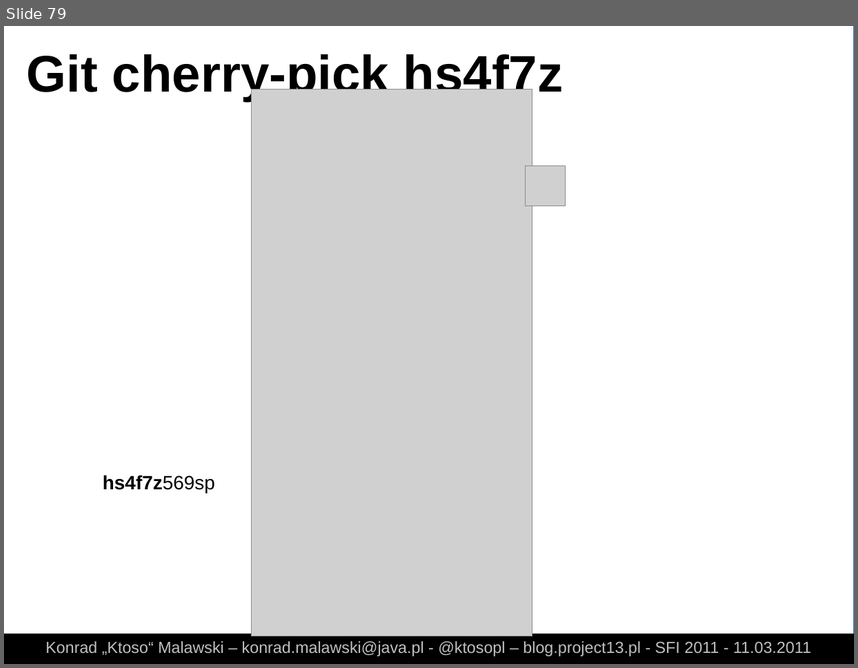
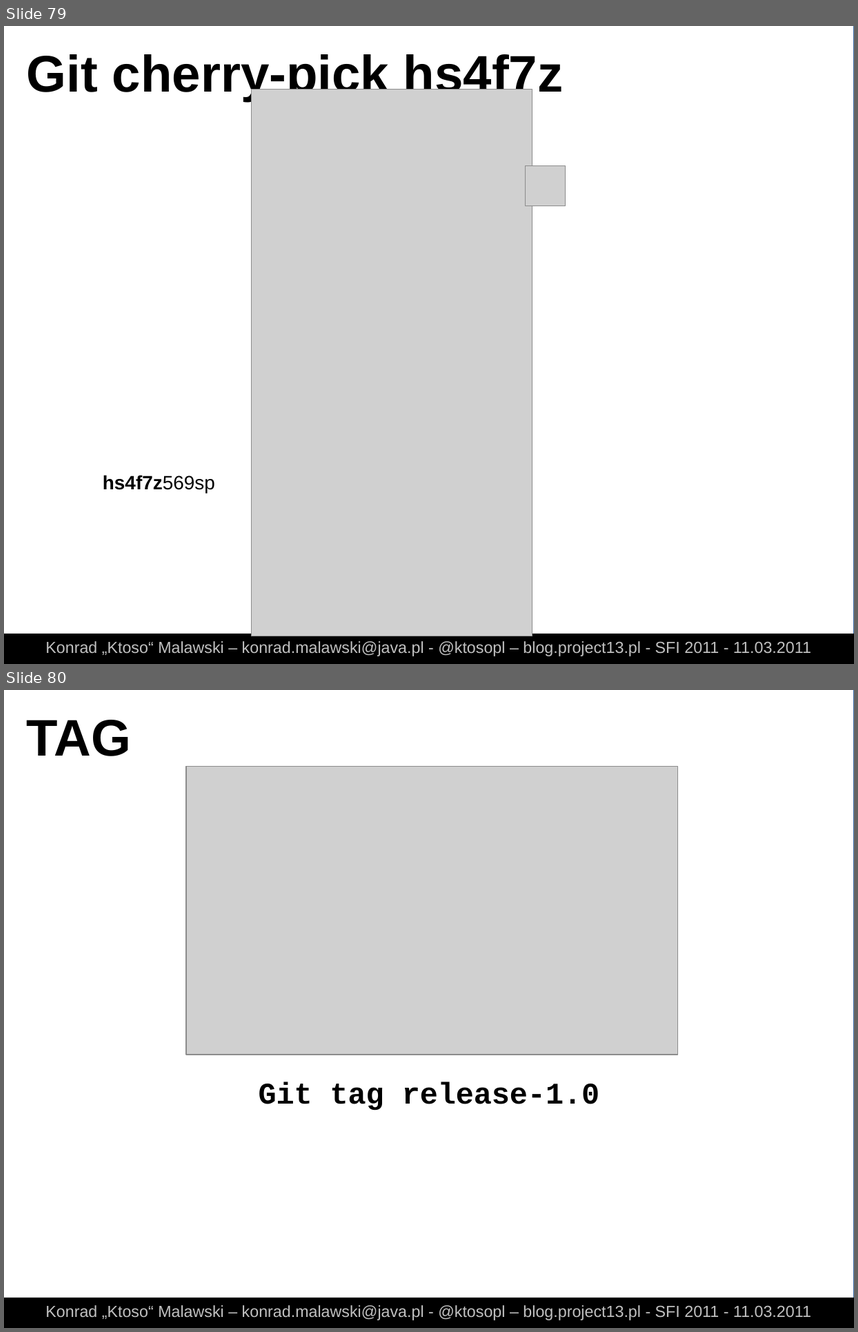
Before and after one commit to ktoso/git-presentation, a slide deck: slides.odp. Shown one above the other, each under a label of ours: slide 79 before the commit, slides 79 and 80 after it. The pictures are 858x668 and 858x1332 pixels, drawn with LibreOffice and Linux fonts; fonts in the diff are those of the drawing; grey boxes stand for pictures. Boxes give left, top, right and bottom in pixels: in the first picture for what was removed or moved away, otherwise in the second. Text is boxed around its words. In the diff, an @@ line names an element or a change of style, - is before the commit and + after.

```diff
--- a/slides.odp
+++ b/slides.odp
@@ slide 80 added at bbox=[4, 690, 854, 1328], background #FFFFFF; not listed: 1 template element that a slide beside it also shows @@
@@ text added at bbox=[27, 720, 132, 756], 48 pt, text #000000, bold @@
+TAG
@@ picture added at bbox=[186, 767, 677, 1055] @@
@@ text added at bbox=[259, 1081, 599, 1110], 28 pt, text #000000, bold @@
+Git tag release-1.0
@@ rectangle added at bbox=[4, 1297, 854, 1327], fill #000000 @@
@@ text added at bbox=[45, 1305, 811, 1320], 15 pt, text #C0C0C0 @@
+Konrad „Ktoso“ Malawski – konrad.malawski@java.pl - @ktosopl – blog.project13.pl - SFI 2011 - 11.03.2011
```
Also in this commit, not shown: 4 slides changed, 2 other files.
